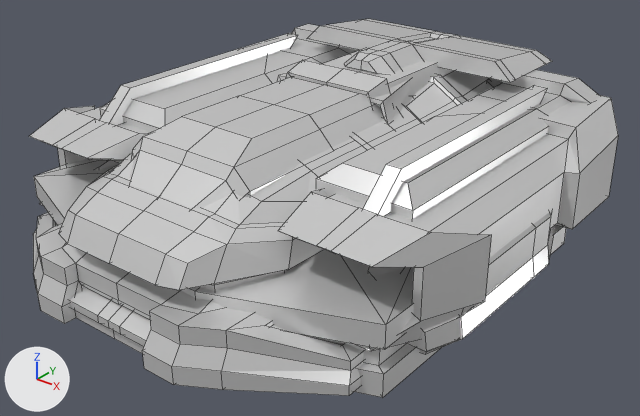
The Blender file Assets/Imported Assets/scifi-racers/Racers.blend, before and after one commit.
Before and after are seen from a 50 mm camera at (2.42, -3.02, 2.28) aimed at (0.09, -0.11, 0.48). Every picture has the same lights, and +X, +Y and +Z are marked at lower left. Mesh edges are drawn as thin lines.

In view in the first picture: 'Goliath', 'Javelin', 'QuickSilver', 'Zephyr'.
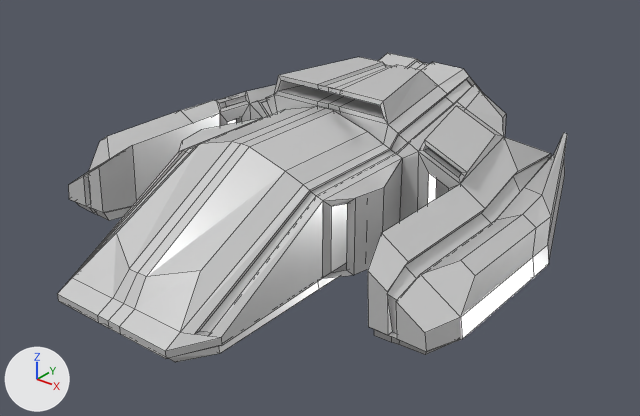
Boxes (x1, y1, x2, y2) around the edits, measured in the pictures (640 x 416 px):
'Javelin', hidden
    before: (29, 19, 618, 351)
'Zephyr', hidden
    before: (33, 70, 493, 396)
'Goliath', hidden
    before: (34, 24, 599, 398)
'QuickSilver', unchanged, uncovered by the edit
    before: (70, 73, 555, 355)
    after: (57, 53, 567, 362)

The change, as a diff of the scene's bpy script:
```diff
--- a/Assets/Imported Assets/scifi-racers/Racers.blend.py
+++ b/Assets/Imported Assets/scifi-racers/Racers.blend.py
@@ ob_zephyr @@
 ob_zephyr.location = (0.0, 0.0, 0.0)
+ob_zephyr.hide_set(True)
@@ ob_goliath @@
 ob_goliath.location = (0.0, 0.0, 0.0)
+ob_goliath.hide_set(True)
@@ ob_javelin @@
 ob_javelin.location = (0.0, 0.0, 0.0)
+ob_javelin.hide_set(True)
```
